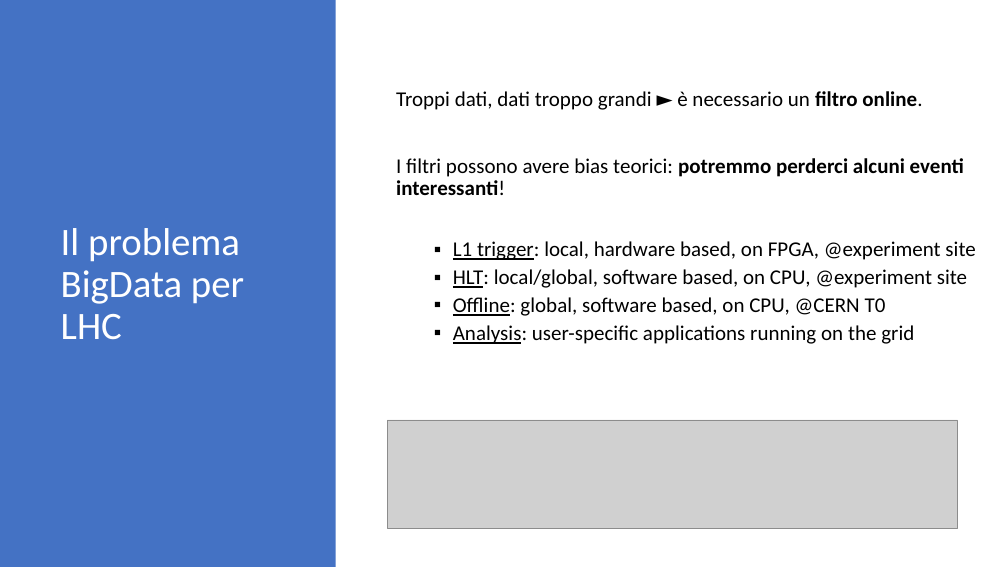
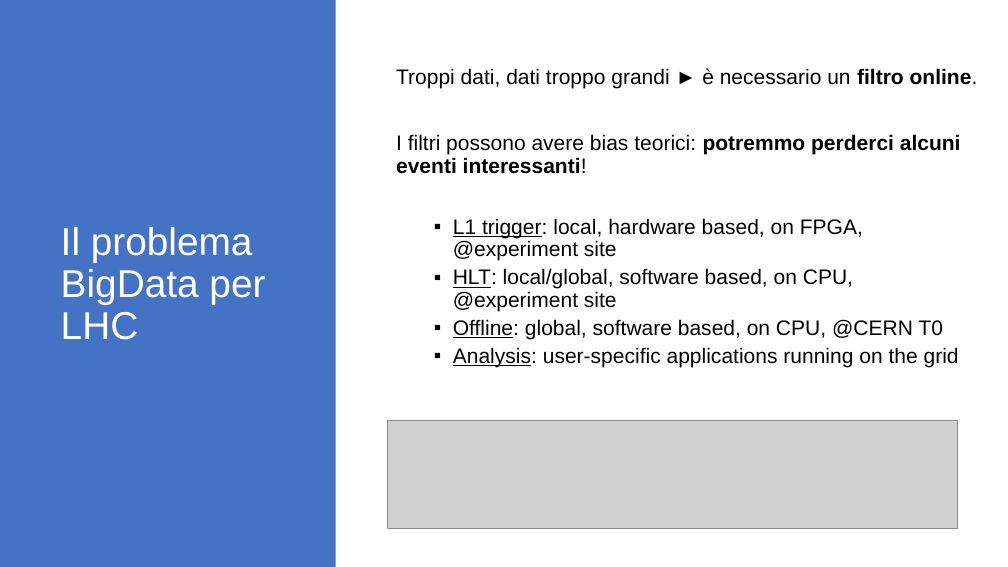
Before and after one commit to soldanoale/DataScience-HEP, a slide deck: slide 12 of Lezione 1.B - ML.pptx (slide 8 before the commit). Drawn at 1008x567 pixels with LibreOffice and Linux fonts; fonts in the diff are those of the drawing; grey boxes stand for pictures. Boxes give left, top, right and bottom in pixels: in the first picture for what was removed or moved away, otherwise in the second. Text is boxed around its words. In the diff, an @@ line names an element or a change of style, - is before the commit and + after.

```diff
--- a/Lezione 1.B - ML.pptx
+++ b/Lezione 1.B - ML.pptx
@@ title "Il problema BigData per LHC" at bbox=[53, 53, 309, 517]: font Calibri to Arial @@
@@ text "Troppi dati, dati troppo grandi ..." at bbox=[396, 68, 978, 367]: font Calibri to Arial @@
```
Also in this commit, not shown: 5 other slides changed, 4 slides added, 1 other file.
